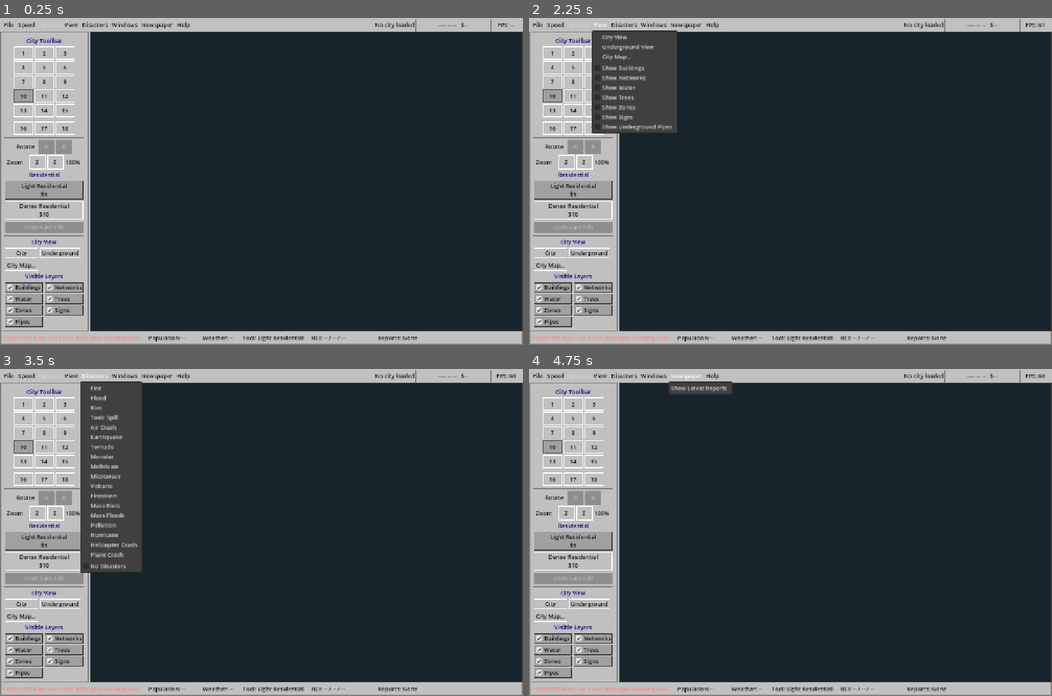
Above: before the commit, frames 1-4 (two rows, left to right).
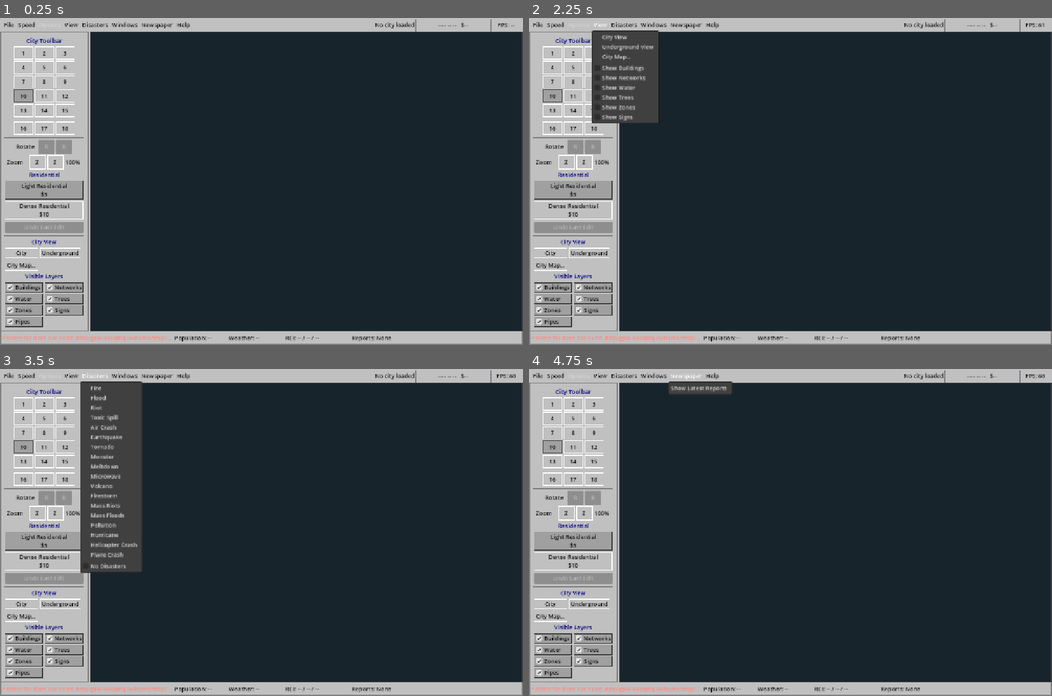
Above: after the commit, the same moments.

Repository: nicholas-ochoa/OpenSC2K
Game: Godot game, scene res://main.tscn
Two runs of this game, one before a commit and one after it. Both use one fixed random seed, a clock stepped at 60 frames per second and the inputs below.
Inputs:
- Up to frame 1 (0.25 s): no input
- Up to frame 2 (2.25 s): click "File" at 0.5 s; click "Speed" at 1.25 s; click "View" at 2 s
- Up to frame 3 (3.5 s): click "Disasters" at 2.75 s
- Up to frame 4 (4.75 s): click "Windows" at 3.5 s; click "Newspaper" at 4.25 s

The runs differ from the first frame. In frame 1, 0.4% of the frame differs, in the area x 26-80%, y 97-99%; in frame 2, 1.9%, in the area x 12-80%, y 3-99%; in frame 3, 0.4%; in frame 4, 0.4%.

Commit message:
menu cleanup

Diff:
--- a/game/src/main.gd
+++ b/game/src/main.gd
@@ -238,7 +238,6 @@
 var status_label: Label
 var status_population_label: Label
 var status_weather_label: Label
-var status_tool_label: Label
 var status_rci_label: Label
 var status_reports_label: Label
 var file_dialog: FileDialog
@@ -268,6 +267,7 @@
 var new_city_preview_game_cursor := 1
 var options_menu: MenuButton
 var view_menu: MenuButton
+var view_menu_underground_items := false
 var disasters_menu: MenuButton
 var view_visibility_checks: Dictionary = {}
 var view_layers_heading: Label
@@ -636,7 +636,6 @@
 		["Show Trees", MENU_VIEW_TREES],
 		["Show Zones", MENU_VIEW_ZONES],
 		["Show Signs", MENU_VIEW_SIGNS],
-		["Show Underground Pipes", MENU_VIEW_PIPES],
 	]:
 		view_menu.get_popup().add_check_item(view_item[0], view_item[1])
 	disasters_menu = _add_menu(menu_row, "Disasters", [
@@ -905,10 +904,8 @@
 	status_metrics.add_child(status_label)
 	status_population_label = _status_metric_label("Population: --", 125)
 	status_metrics.add_child(status_population_label)
-	status_weather_label = _status_metric_label("Weather: --", 90)
+	status_weather_label = _status_metric_label("Weather: --", 130)
 	status_metrics.add_child(status_weather_label)
-	status_tool_label = _status_metric_label("Tool: --", 160)
-	status_metrics.add_child(status_tool_label)
 	status_rci_label = _status_metric_label("RCI: -- / -- / --", 155)
 	status_metrics.add_child(status_rci_label)
 	status_reports_label = _status_metric_label("Reports: None", 180, true)
@@ -2578,6 +2575,8 @@
 
 func _sync_view_controls() -> void:
 	var underground_active := overlay_mode == "underground"
+	if view_menu != null and view_menu_underground_items != underground_active:
+		_rebuild_view_layer_menu(underground_active)
 	var states := {
 		MENU_VIEW_BUILDINGS: bool(surface_visibility.buildings),
 		MENU_VIEW_NETWORKS: bool(surface_visibility.networks),
@@ -2592,10 +2591,6 @@
 			var item_index := view_menu.get_popup().get_item_index(menu_id)
 			if item_index >= 0:
 				view_menu.get_popup().set_item_checked(item_index, bool(states[menu_id]))
-				view_menu.get_popup().set_item_hidden(
-					item_index,
-					(not underground_active if menu_id == MENU_VIEW_PIPES else underground_active),
-				)
 	if view_layers_heading != null:
 		view_layers_heading.text = (
 			"Underground Layer" if underground_active else "Visible Layers"
@@ -2609,6 +2604,25 @@
 			else bool(surface_visibility.get(key, true))
 		)
 		check.set_pressed_no_signal(enabled)
+
+
+func _rebuild_view_layer_menu(underground_active: bool) -> void:
+	var popup := view_menu.get_popup()
+	while popup.item_count > 4:
+		popup.remove_item(popup.item_count - 1)
+	if underground_active:
+		popup.add_check_item("Show Underground Pipes", MENU_VIEW_PIPES)
+	else:
+		for view_item in [
+			["Show Buildings", MENU_VIEW_BUILDINGS],
+			["Show Networks", MENU_VIEW_NETWORKS],
+			["Show Water", MENU_VIEW_WATER],
+			["Show Trees", MENU_VIEW_TREES],
+			["Show Zones", MENU_VIEW_ZONES],
+			["Show Signs", MENU_VIEW_SIGNS],
+		]:
+			popup.add_check_item(view_item[0], view_item[1])
+	view_menu_underground_items = underground_active
 
 
 func _on_disaster_menu(id: int) -> void:
@@ -4366,7 +4380,7 @@
 	for item in news_items:
 		var news_type := int(item.get("type", 0))
 		var name: String = NEWS_NAMES.get(news_type, "City report")
-		recent_news.insert(0, "%s (0x%X)" % [name, news_type])
+		recent_news.insert(0, name)
 	while recent_news.size() > 3:
 		recent_news.remove_at(recent_news.size() - 1)
 	_refresh_status_summary()
@@ -4404,7 +4418,7 @@
 		if record.is_empty() or int(record.priority) <= 0:
 			continue
 		var story_type := int(record.type)
-		reports.append("%s (0x%02X)" % [NEWS_NAMES.get(story_type, "City report"), story_type])
+		reports.append(str(NEWS_NAMES.get(story_type, "City report")))
 		if reports.size() == 3:
 			break
 	recent_news = reports
@@ -5948,14 +5962,10 @@
 	if (
 		status_population_label == null
 		or status_weather_label == null
-		or status_tool_label == null
 		or status_rci_label == null
 		or status_reports_label == null
 	):
 		return
-	var tool := Tools.tool(selected_group, selected_subtool)
-	status_tool_label.text = "Tool: %s" % str(tool.get("name", "--"))
-	status_tool_label.tooltip_text = status_tool_label.text
 	if city == null:
 		status_population_label.text = "Population: --"
 		status_weather_label.text = "Weather: --"
